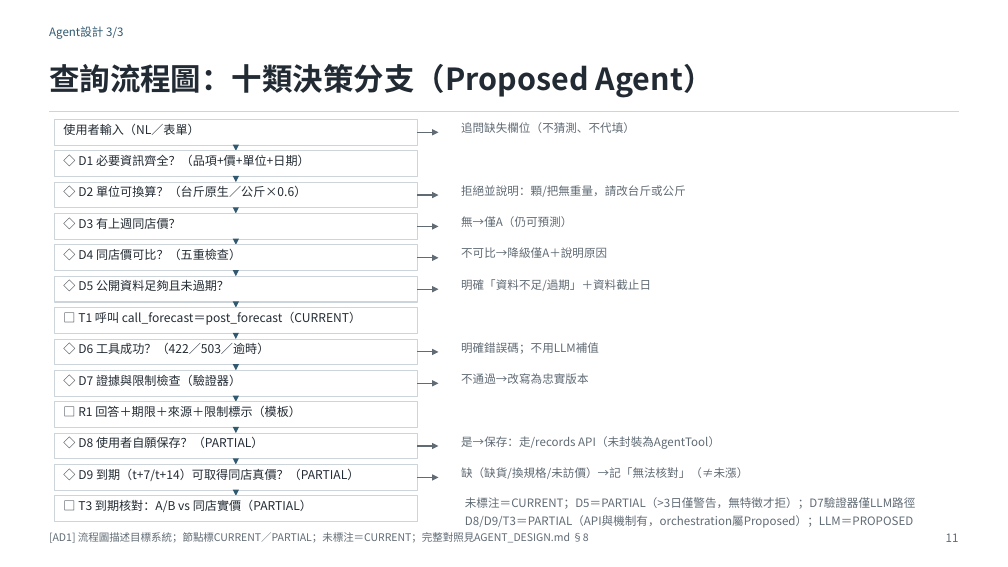
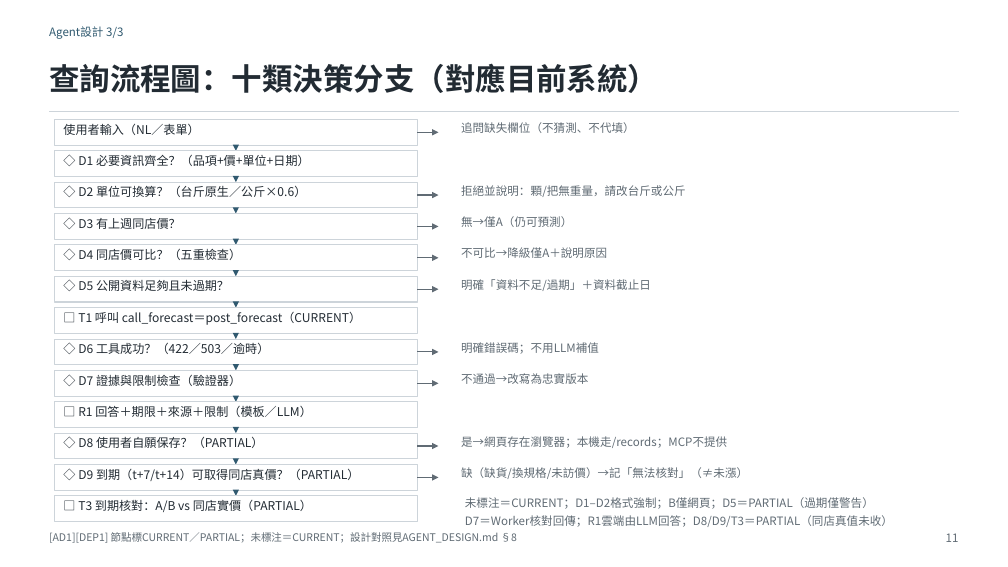
Before and after one commit to prometheans152/FreshMarketPriceForecastAgent, a slide deck: slide 11 of slides/proposal_v7/FMPA_Proposal_v7.pptx. Drawn at 1008x567 pixels with LibreOffice and Linux fonts; fonts in the diff are those of the drawing. Boxes give left, top, right and bottom in pixels: in the first picture for what was removed or moved away, otherwise in the second. Text is boxed around its words. In the diff, an @@ line names an element or a change of style, - is before the commit and + after.

```diff
--- a/slides/proposal_v7/FMPA_Proposal_v7.pptx
+++ b/slides/proposal_v7/FMPA_Proposal_v7.pptx
@@ text at [49, 63, 658, 93]: text changed @@
-查詢流程圖：十類決策分支（Proposed Agent）
+查詢流程圖：十類決策分支（對應目前系統）
@@ text at [78, 406, 311, 417]: text changed @@
-□ R1 回答＋期限＋來源＋限制標示（模板）
+□ R1 回答＋期限＋來源＋限制（模板／LLM）
@@ text at [461, 436, 727, 448]: text changed @@
-是→保存：走/records API（未封裝為AgentTool）
+是→網頁存在瀏覽器；本機走/records；MCP不提供
@@ text at [465, 497, 893, 527]: text changed @@
-未標注＝CURRENT；D5＝PARTIAL（>3日僅警告，無特徵才拒）；D7驗證器僅LLM路徑
-D8/D9/T3＝PARTIAL（API與機制有，orchestration屬Proposed）；LLM＝PROPOSED
+未標注＝CURRENT；D1–D2格式強制；B僅網頁；D5＝PARTIAL（過期僅警告）
+D7＝Worker核對回傳；R1雲端由LLM回答；D8/D9/T3＝PARTIAL（同店真值未收）
@@ text at [49, 532, 517, 543]: text changed @@
-[AD1] 流程圖描述目標系統；節點標CURRENT／PARTIAL；未標注＝CURRENT；完整對照見AGENT_DESIGN.md §8
+[AD1][DEP1] 節點標CURRENT／PARTIAL；未標注＝CURRENT；設計對照見AGENT_DESIGN.md §8
```
Also in this commit, not shown: 4 other slides changed, 1 slide added, 1 slide removed, 7 other files.
